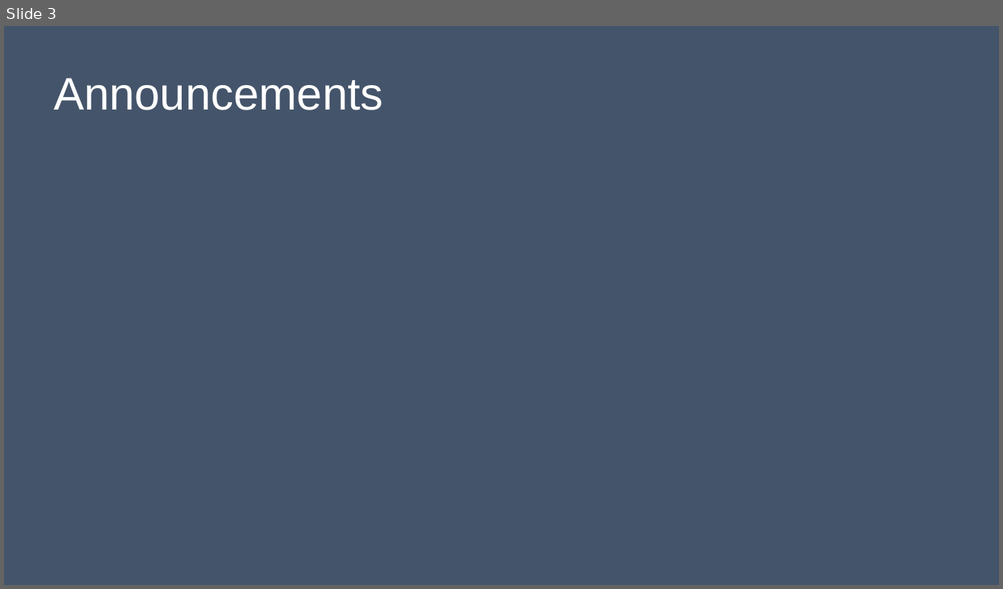
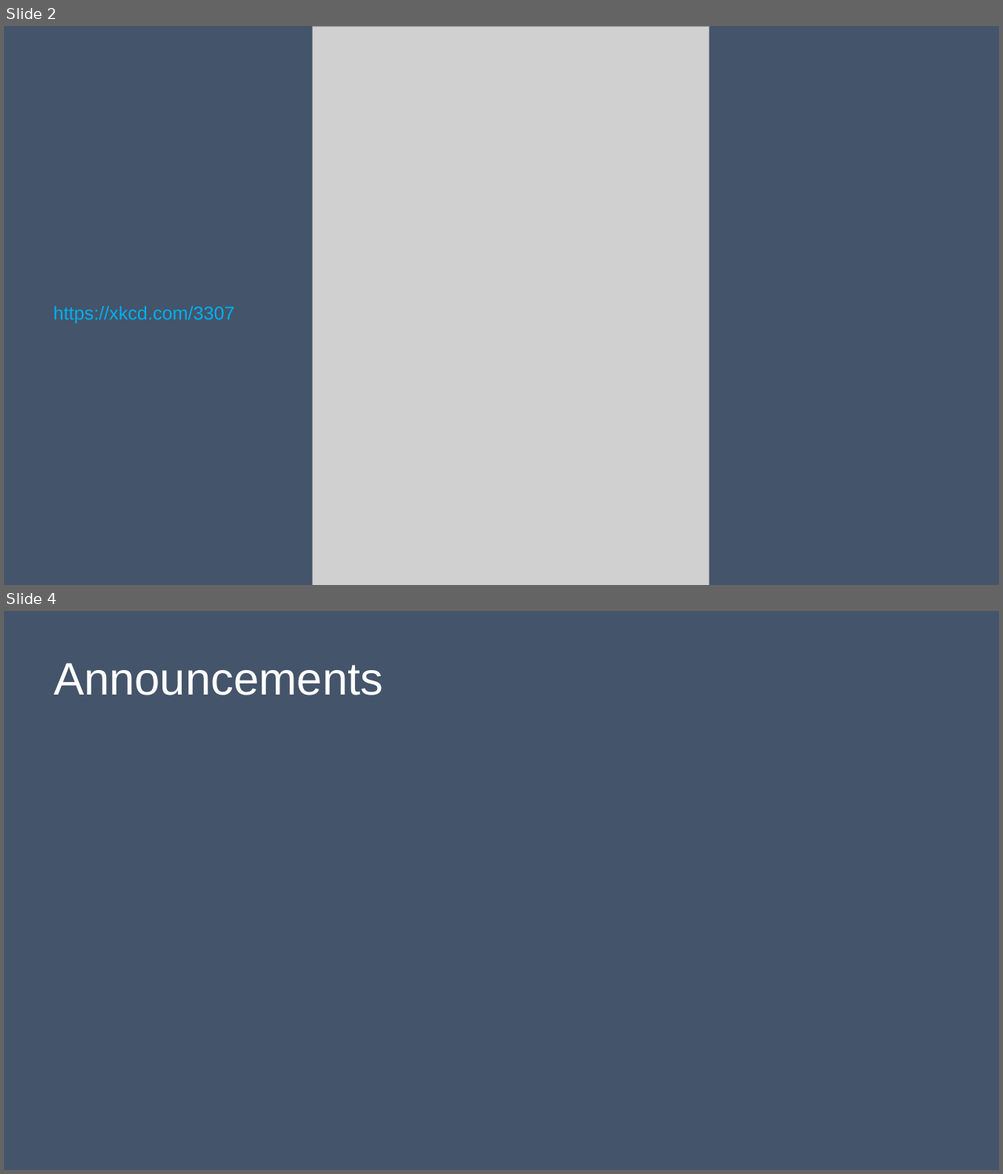
Before and after one commit to HamSCI/MSQP, a slide deck: Working Group meeting slides/Meteor_Scatter_Working_Group_4Nov2026.pptx. Shown one above the other, each under a label of ours: slide 3 before the commit, slides 2 and 4 after it; the slides between them are not shown. The pictures are 1003x589 and 1003x1174 pixels, drawn with LibreOffice and Linux fonts; fonts in the diff are those of the drawing; grey boxes stand for pictures. Boxes give left, top, right and bottom in pixels: in the first picture for what was removed or moved away, otherwise in the second. Text is boxed around its words. In the diff, an @@ line names an element or a change of style, - is before the commit and + after.

```diff
--- a/Working Group meeting slides/Meteor_Scatter_Working_Group_4Nov2026.pptx
+++ b/Working Group meeting slides/Meteor_Scatter_Working_Group_4Nov2026.pptx
@@ slide 2 added at (4, 26, 999, 585), background #44546A @@
@@ picture added at (312, 26, 709, 585) @@
@@ text added at (54, 306, 235, 323), 18 pt, text #00B0F0 @@
+https://xkcd.com/3307
@@ what was slide 3 is now slide 4 @@
```
Also in this commit, not shown: 4 slides changed, 19 other slides added, 5 slides removed.
